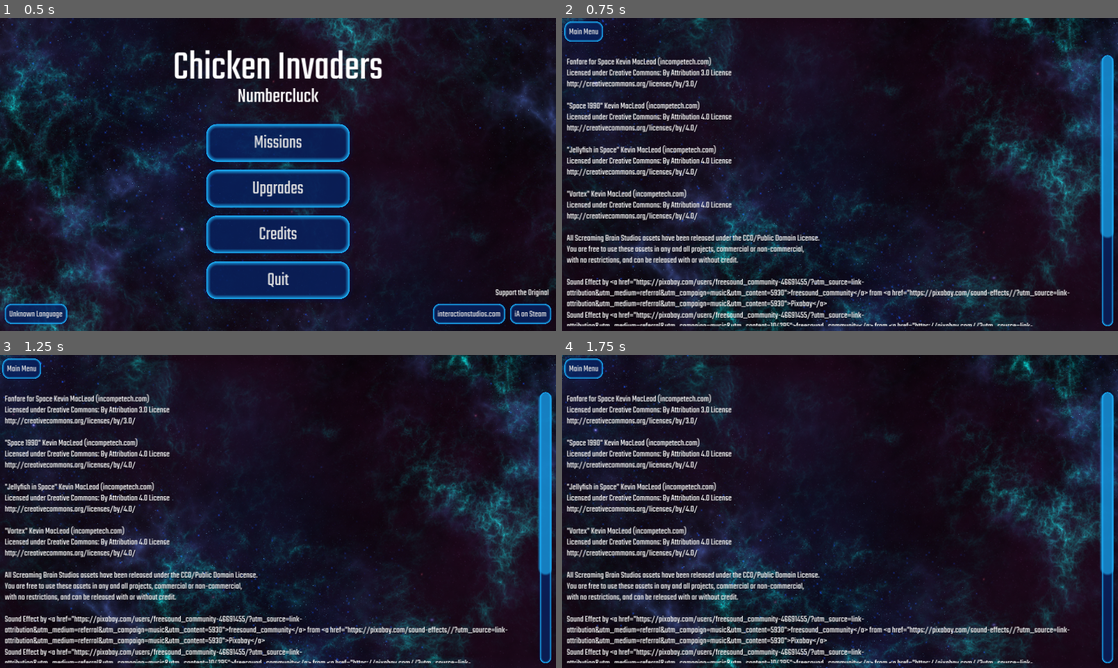
Above: before the commit, frames 1-4 (two rows, left to right).
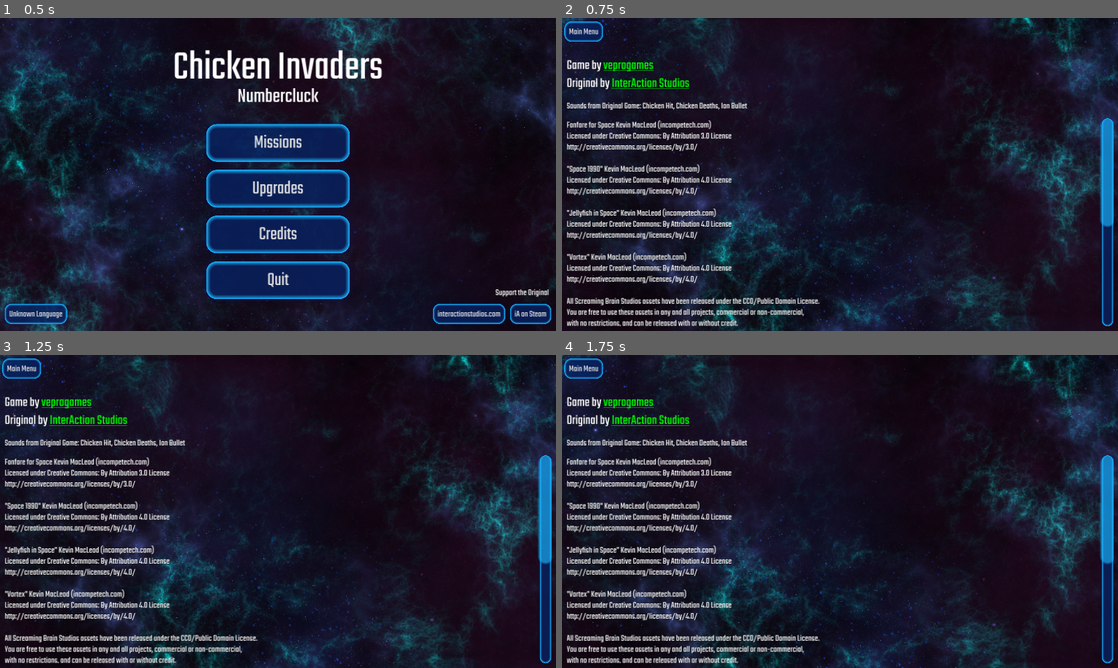
Above: after the commit, the same moments.

Repository: veprogames/numbercluck
Game: Godot game, scene res://src/main_menu/main_menu.tscn
Same seed, same stepped clock (60 frames per second), same inputs: the game is played once before the commit and once after it.
Inputs (mouse positions are in pixels of both pictures, inside the frame that each line leads up to):
- Up to frame 1 (0.5 s): no input
- Up to frame 2 (0.75 s): click "Credits" at 0.5 s
- Up to frame 3 (1.25 s): no input
- Up to frame 4 (1.75 s): move the mouse to (962, 495) at 1.27 s; right-click (962, 495) at 1.35 s

Frame 1 is identical in both runs. In frame 2, 15% of the frame differs, in the area x 0-100%, y 11-99%; in frame 3, 15%; in frame 4, 15%.

Commit message:
Update and Localize Credits Menu

Diff:
--- a/project.godot
+++ b/project.godot
@@ -105,7 +105,7 @@
 [internationalization]
 
 locale/translations=PackedStringArray("res://assets/locale/de.po")
-locale/translations_pot_files=PackedStringArray("res://src/m …(1112 unchanged characters)… /assets/missions/mission_boss_rush.tres")
+locale/translations_pot_files=PackedStringArray("res://src/m …(1112 unchanged characters)… /assets/missions/mission_boss_rush.tres", "res://src/credits/credits_menu.tscn")
 
 [layer_names]
 
--- a/src/credits/credits_menu.gd
+++ b/src/credits/credits_menu.gd
@@ -9,3 +9,10 @@
 
 func _on_button_main_menu_pressed() -> void:
 	get_tree().change_scene_to_file("res://src/main_menu/main_menu.tscn")
+
+
+func _on_rich_text_label_top_meta_clicked(meta: Variant) -> void:
+	@warning_ignore("unsafe_cast")
+	var url: String = meta as String
+	if url:
+		OS.shell_open(url)
--- a/src/credits/credits_menu.tscn
+++ b/src/credits/credits_menu.tscn
@@ -33,8 +33,26 @@
 mouse_filter = 2
 theme_override_constants/margin_top = 128
 
-[node name="RichTextLabel" type="RichTextLabel" parent="CanvasLayer2/MarginContainer"]
+[node name="VBoxContainer" type="VBoxContainer" parent="CanvasLayer2/MarginContainer"]
 layout_mode = 2
+
+[node name="RichTextLabelTop" type="RichTextLabel" parent="CanvasLayer2/MarginContainer/VBoxContainer"]
+layout_mode = 2
+theme_override_font_sizes/normal_font_size = 48
+bbcode_enabled = true
+text = "Game by [color=lime][url=\"https://github.com/veprogames\"]veprogames[/url][/color]
+Original by [color=lime][url=\"https://www.interactionstudios.com/\"]InterAction Studios[/url][/color]"
+fit_content = true
+
+[node name="RichTextLabel2" type="RichTextLabel" parent="CanvasLayer2/MarginContainer/VBoxContainer"]
+layout_mode = 2
+text = "Sounds from Original Game: Chicken Hit, Chicken Deaths, Ion Bullet"
+fit_content = true
+
+[node name="RichTextLabel" type="RichTextLabel" parent="CanvasLayer2/MarginContainer/VBoxContainer"]
+auto_translate_mode = 2
+layout_mode = 2
+size_flags_vertical = 3
 mouse_filter = 2
 text = "Fanfare for Space Kevin MacLeod (incompetech.com)
 Licensed under Creative Commons: By Attribution 3.0 License
@@ -65,3 +83,4 @@
 "
 
 [connection signal="pressed" from="CanvasLayer2/ButtonMainMenu" to="." method="_on_button_main_menu_pressed"]
+[connection signal="meta_clicked" from="CanvasLayer2/MarginContainer/VBoxContainer/RichTextLabelTop" to="." method="_on_rich_text_label_top_meta_clicked"]
Not shown, changed: assets/locale/base.pot
Binary file changed: assets/locale/de.mo
Not shown, changed: assets/locale/de.po
